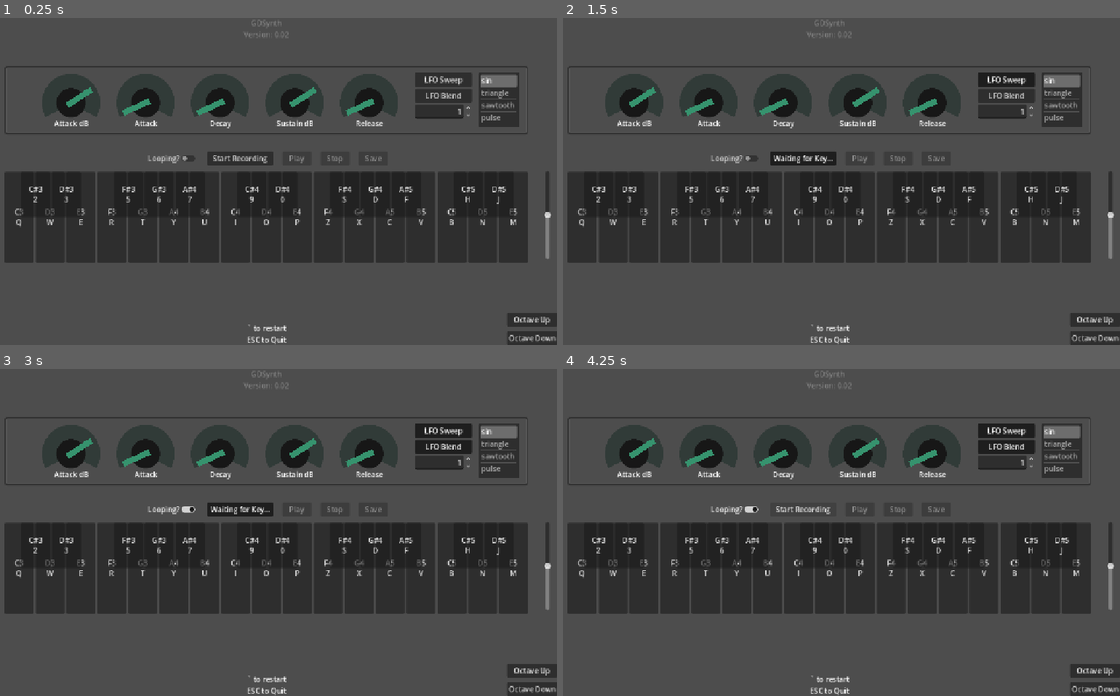
Above: before the commit, frames 1-4 (two rows, left to right).
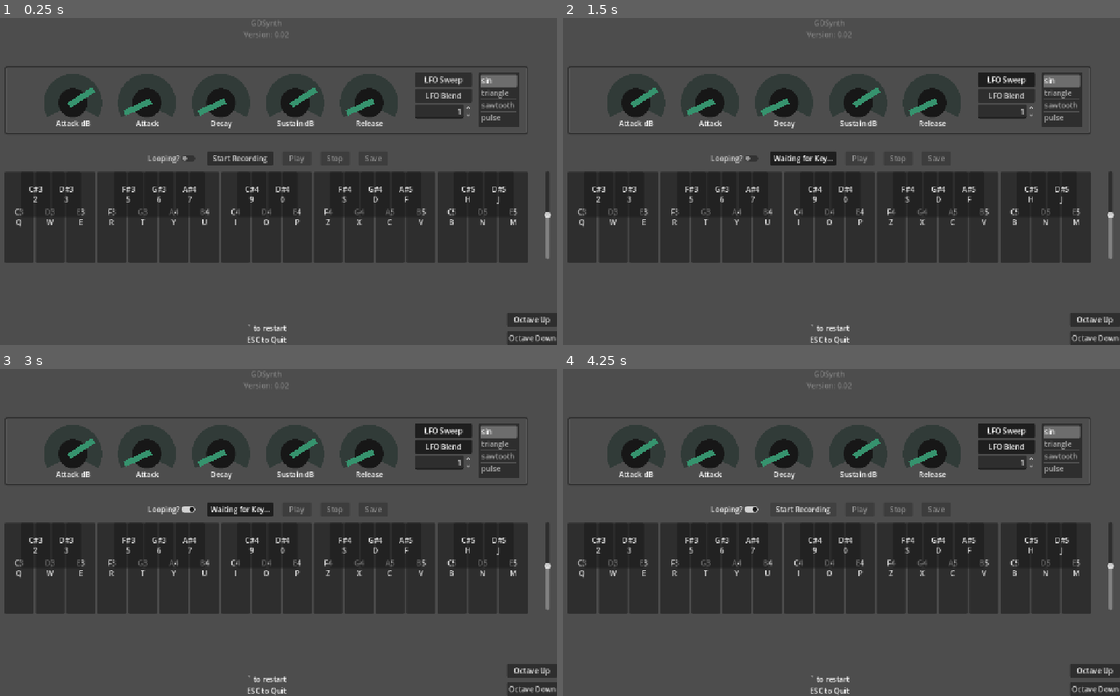
Above: after the commit, the same moments.

Repository: BaconEggsRL/GDSynth
Game: Godot game, scene res://main.tscn
Two runs of this game, one before a commit and one after it. Both use one fixed random seed, a clock stepped at 60 frames per second and the inputs below. The engine's default icon, where the game draws it, is replaced by a stand-in: a white triangle on a blue panel in a dark square.
Inputs:
- Up to frame 1 (0.25 s): no input
- Up to frame 2 (1.5 s): click "Start Recording" at 0.5 s; click "LFO Sweep" at 1.25 s
- Up to frame 3 (3 s): click "LFO Blend" at 2 s; click "Looping?" at 2.75 s
- Up to frame 4 (4.25 s): click "Waiting for Key..." at 3.5 s

The runs differ from the first frame. In frame 1, 0.6% of the frame differs, in the area x 7-59%, y 17-34%; in frame 2, 0.6%; in frame 3, 0.6%; in frame 4, 0.6%.

Commit message:
asdsad

Diff:
--- a/knobs.gd
+++ b/knobs.gd
@@ -1,8 +1,8 @@
 @tool
 extends Node2D
 
-@export var pos_init:Vector2 = Vector2(210.0, 130.0)
-@export var spacing:float = 164.0
+@export var pos_init:Vector2 = Vector2(214.0, 130.0)
+@export var spacing:float = 163.0
 
 @export var update_positions_triggered: bool = false:
 	get:
--- a/main.tscn
+++ b/main.tscn
@@ -313,7 +313,7 @@
 script = ExtResource("2_7mycd")
 
 [node name="peak_knob" parent="Knobs" instance=ExtResource("2_0xm2m")]
-position = Vector2(210, 130)
+position = Vector2(214, 130)
 
 [node name="peak_label" type="Label" parent="Knobs/peak_knob"]
 offset_left = -41.0
@@ -324,7 +324,7 @@
 horizontal_alignment = 1
 
 [node name="attack_knob" parent="Knobs" instance=ExtResource("2_0xm2m")]
-position = Vector2(374, 130)
+position = Vector2(377, 130)
 
 [node name="AttackLabel" type="Label" parent="Knobs/attack_knob"]
 offset_left = -41.0
@@ -335,7 +335,7 @@
 horizontal_alignment = 1
 
 [node name="decay_knob" parent="Knobs" instance=ExtResource("2_0xm2m")]
-position = Vector2(538, 130)
+position = Vector2(540, 130)
 
 [node name="DecayLabel" type="Label" parent="Knobs/decay_knob"]
 offset_left = -41.0
@@ -347,7 +347,7 @@
 metadata/_edit_use_anchors_ = true
 
 [node name="sustain_knob" parent="Knobs" instance=ExtResource("2_0xm2m")]
-position = Vector2(702, 130)
+position = Vector2(703, 130)
 
 [node name="SustainLabel" type="Label" parent="Knobs/sustain_knob"]
 offset_left = -41.0
